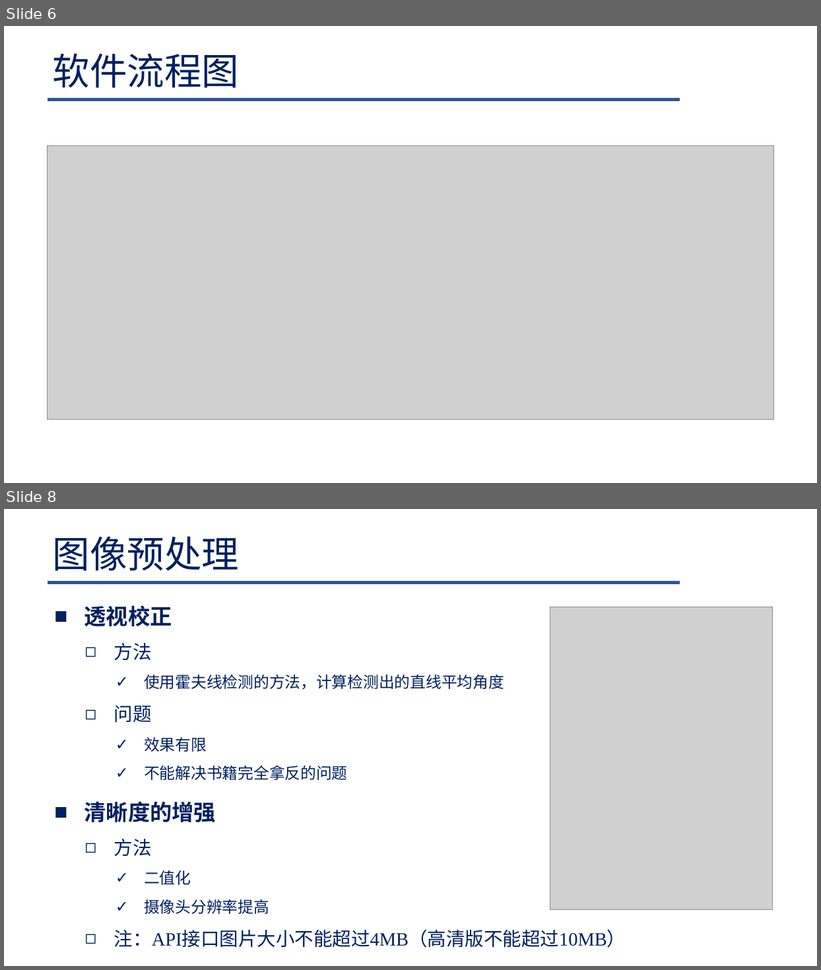
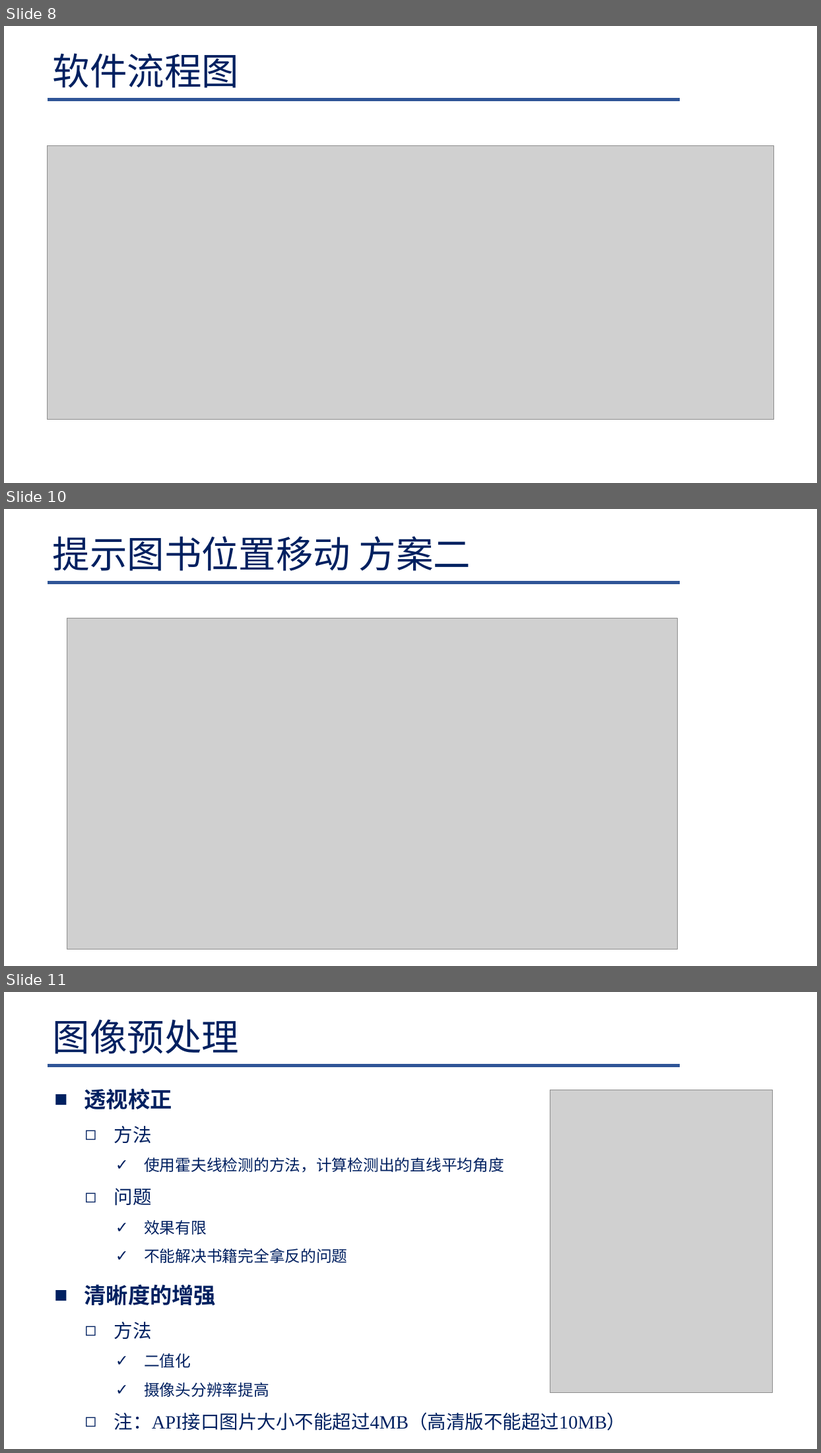
Before and after one commit to Lelucermaire111/Intelligent-blind-assistance-system, a slide deck: 系统设计/系统设计.pptx. Shown one above the other, each under a label of ours: slides 6 and 8 before the commit, slides 8, 10 and 11 after it; the slides between them are not shown. The pictures are 821x970 and 821x1453 pixels, drawn with LibreOffice and Linux fonts; fonts in the diff are those of the drawing; grey boxes stand for pictures; background and template pictures are left out. Boxes give left, top, right and bottom in pixels: in the first picture for what was removed or moved away, otherwise in the second. Text is boxed around its words. In the diff, an @@ line names an element or a change of style, - is before the commit and + after.

```diff
--- a/系统设计/系统设计.pptx
+++ b/系统设计/系统设计.pptx
@@ slide 10 added at <box>4,509,817,966</box>, background #FFFFFF; not listed: 1 template element that a slide beside it also shows @@
@@ title added at <box>53,536,471,571</box>, 44 pt, text #002060 @@
+提示图书位置移动 方案二
@@ picture added at <box>67,619,677,949</box> @@
@@ what was slide 6 is now slide 8 @@
@@ what was slide 8 is now slide 11 @@
```
Also in this commit, not shown: 2 slides changed, 2 other slides added, 5 other files.
